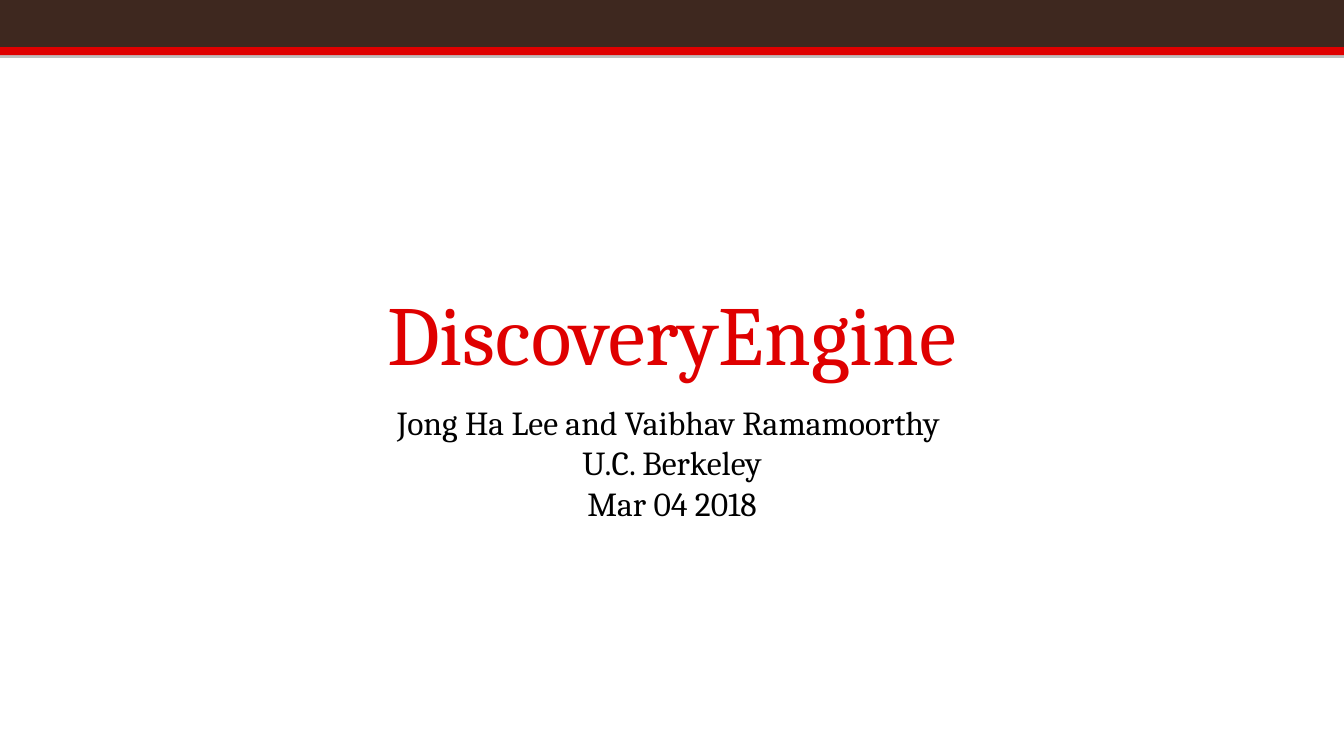
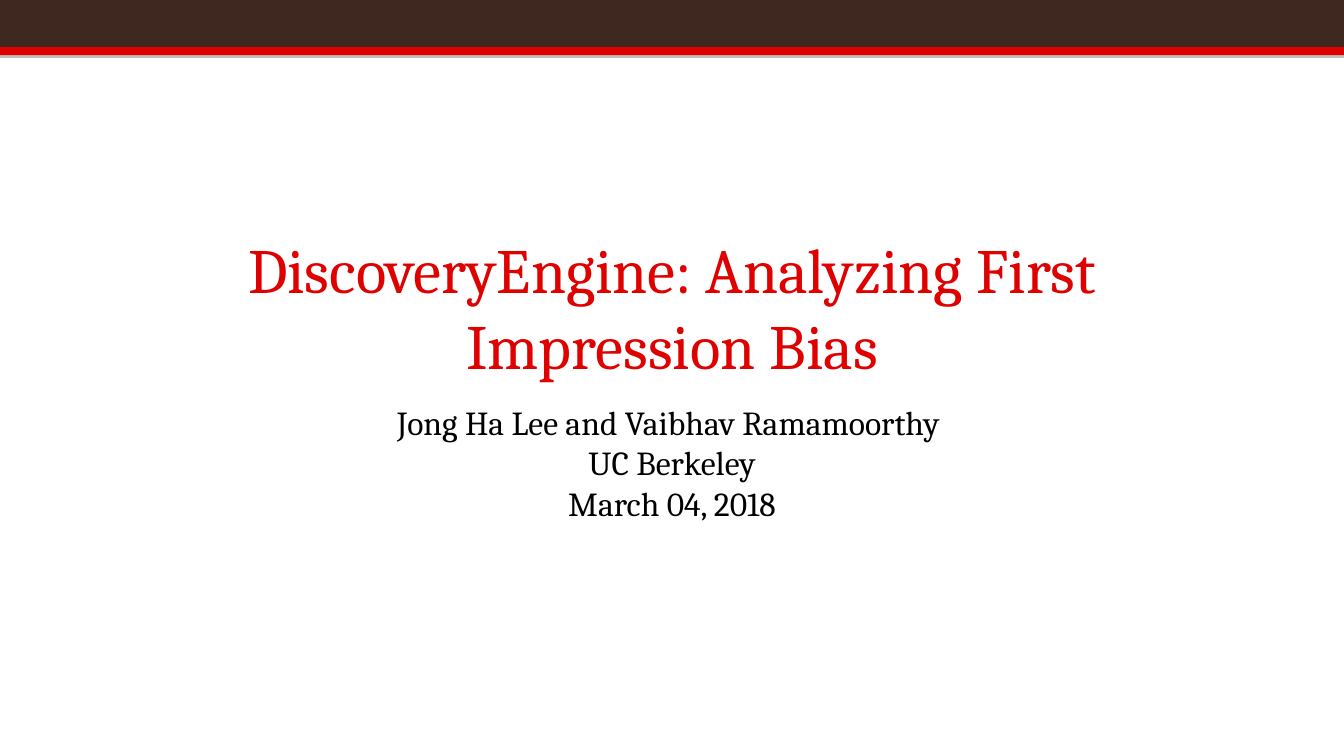
Before and after one commit to vaibhavram/browndatathon, a slide deck: slide 1 of brownDatathonPres.pptx. Drawn at 1344x756 pixels with LibreOffice and Linux fonts; fonts in the diff are those of the drawing; background and template pictures are left out. Boxes give left, top, right and bottom in pixels: in the first picture for what was removed or moved away, otherwise in the second. Text is boxed around its words. In the diff, an @@ line names an element or a change of style, - is before the commit and + after.

```diff
--- a/brownDatathonPres.pptx
+++ b/brownDatathonPres.pptx
@@ title at (248,249,1096,383): text changed; size 60 to 45 pt @@
-DiscoveryEngine
+DiscoveryEngine: Analyzing First Impression Bias
@@ subtitle at (568,451,776,521): text changed @@
-U.C. Berkeley
-Mar 04 2018
+UC Berkeley
+March 04, 2018
```
Also in this commit, not shown: 2 other slides changed, 1 slide added, 1 slide removed, 7 other files.
